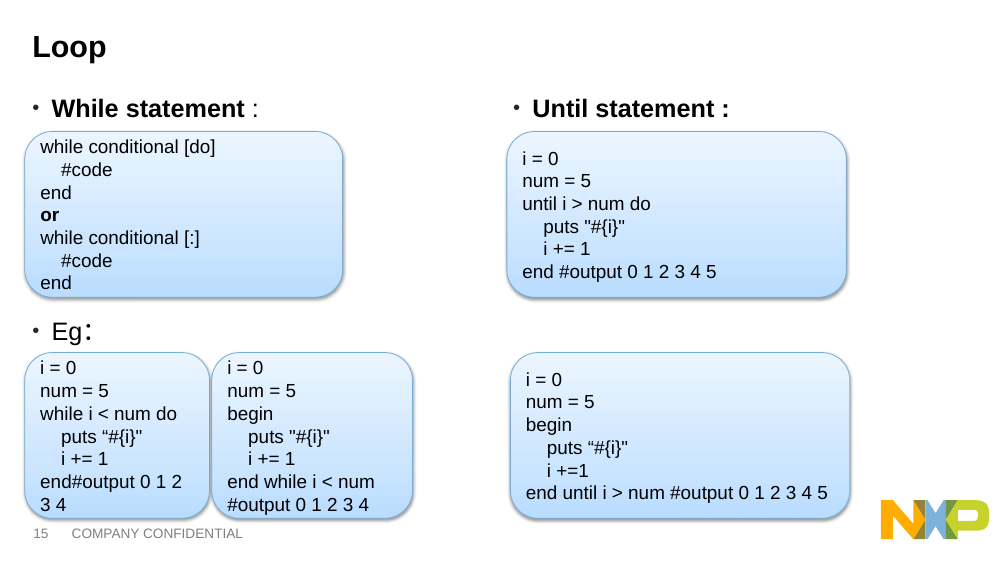
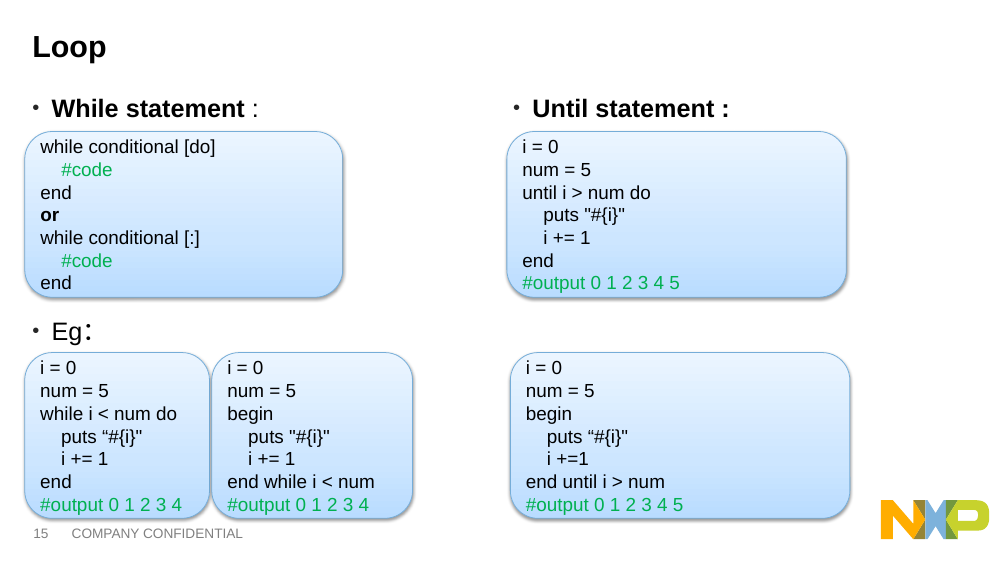
Before and after one commit to jfyh5388/ruby_training, a slide deck: slide 15 of Ruby basic training_eng V1.1.pptx. Drawn at 1008x567 pixels with LibreOffice and Linux fonts; fonts in the diff are those of the drawing. Boxes give left, top, right and bottom in pixels: in the first picture for what was removed or moved away, otherwise in the second. Text is boxed around its words. In the diff, an @@ line names an element or a change of style, - is before the commit and + after.

```diff
--- a/Ruby basic training_eng V1.1.pptx
+++ b/Ruby basic training_eng V1.1.pptx
@@ text in rounded rectangle at bbox=[61, 162, 112, 267]: text colour #000000 to #00B050 in "#code", "#code" @@
@@ text in rounded rectangle at bbox=[522, 253, 680, 293]: text changed; text colour #000000 to #00B050 @@
-end #output 0 1 2 3 4 5
+end
+#output 0 1 2 3 4 5
@@ text in rounded rectangle at bbox=[40, 474, 183, 515]: text changed; text colour #000000 to #00B050 @@
-end#output 0 1 2 3 4
+end
+#output 0 1 2 3 4
@@ text in rounded rectangle at bbox=[526, 474, 684, 515]: text changed @@
-end until i > num #output 0 1 2 3 4 5
+end until i > num
+#output 0 1 2 3 4 5
@@ text in rounded rectangle at bbox=[227, 498, 370, 515]: text colour #000000 to #00B050 in "#output 0 1 2 3 4" @@
```
Also in this commit, not shown: 16 other slides changed.
